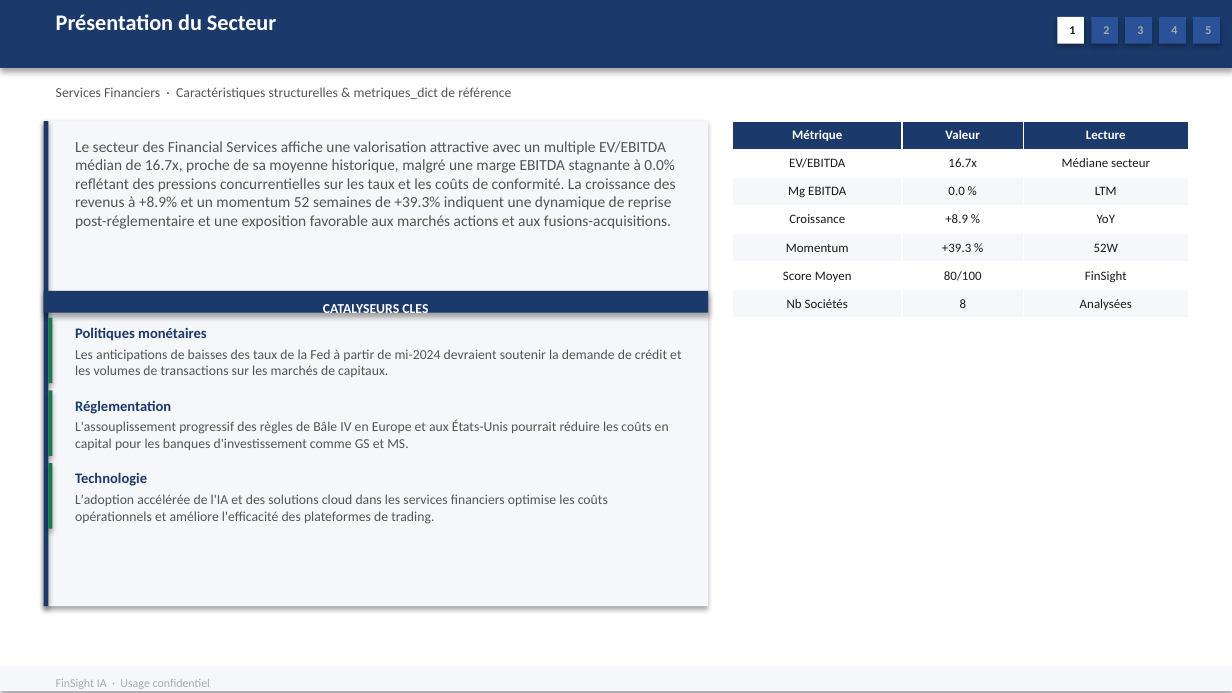
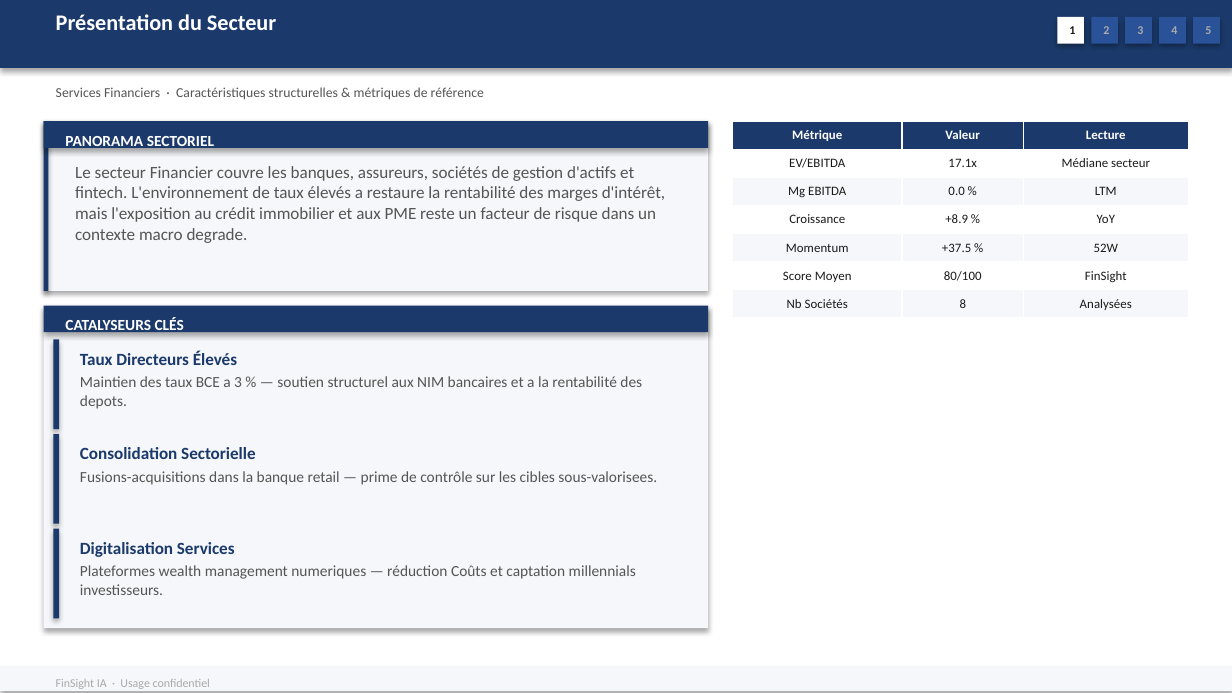
Before and after one commit to baptistejeh07-art/finsight-ia, a slide deck: slide 5 of preview/secteur_Financial_Services_S&P_500/secteur_Financial_Services_S&P_500.pptx. Drawn at 1232x693 pixels with LibreOffice and Linux fonts; fonts in the diff are those of the drawing. Boxes give left, top, right and bottom in pixels: in the first picture for what was removed or moved away, otherwise in the second. Text is boxed around its words. In the diff, an @@ line names an element or a change of style, - is before the commit and + after.

Commit message:
chore(preview): secteur_Financial_Services_S&P_500 outputs regeneres

```diff
--- a/preview/secteur_Financial_Services_S&P_500/secteur_Financial_Services_S&P_500.pptx
+++ b/preview/secteur_Financial_Services_S&P_500/secteur_Financial_Services_S&P_500.pptx
@@ text at box(56, 87, 484, 99): text changed @@
-Services Financiers · Caractéristiques structurelles & metriques_dict de référence
+Services Financiers · Caractéristiques structurelles & métriques de référence
@@ rectangle: place and size @@
-rectangle at box(43, 121, 707, 606)
+rectangle at box(43, 121, 707, 291)
@@ rectangle: place and size @@
-rectangle at box(43, 121, 48, 606)
+rectangle at box(43, 121, 48, 291)
@@ rectangle added at box(43, 121, 707, 148), fill #1B3A6B @@
@@ text added at box(65, 136, 214, 151), 9 pt, text #FFFFFF, bold @@
+PANORAMA SECTORIEL
@@ text removed at box(75, 141, 676, 229) @@
-Le secteur des Financial Services affiche une valorisation attractive avec un multiple EV/EBITDA médian de 16.7x, proche de sa moyenne historique, malgré une marge EBITDA stagnante à 0.0% reflétant des pressions concurrentielles sur les taux et les coûts de conformité. La croissance des revenus à +8.9% et un momentum 52 semaines de +39.3% indiquent une dynamique de reprise post-réglementaire et une exposition favorable aux marchés actions et aux fusions-acquisitions.
@@ table at box(732, 121, 1188, 318) @@
-row 2, column 2: 16.7x
+row 2, column 2: 17.1x
-row 5, column 2: +39.3 %
+row 5, column 2: +37.5 %
@@ text added at box(75, 166, 665, 243), 10 pt, text #555555 @@
+Le secteur Financier couvre les banques, assureurs, sociétés de gestion d'actifs et fintech. L'environnement de taux élevés a restaure la rentabilité des marges d'intérêt, mais l'exposition au crédit immobilier et aux PME reste un facteur de risque dans un contexte macro degrade.
@@ rectangle: place and size @@
-rectangle at box(43, 291, 707, 313)
+rectangle at box(43, 306, 707, 333)
@@ rectangle added at box(43, 306, 707, 628), fill #F5F7FA @@
@@ rectangle removed at box(48, 318, 52, 383) @@
@@ text at box(65, 317, 184, 335): text changed; size 8 to 9 pt @@
-CATALYSEURS CLES
+CATALYSEURS CLÉS
@@ text removed at box(75, 327, 207, 341) @@
-Politiques monétaires
@@ rectangle at box(53, 340, 59, 430): fill #1A7A4A to #1B3A6B @@
@@ rectangle: place and size @@
-rectangle at box(48, 391, 52, 456)
+rectangle at box(53, 340, 59, 430)
@@ text removed at box(75, 349, 681, 377) @@
-Les anticipations de baisses des taux de la Fed à partir de mi-2024 devraient soutenir la demande de crédit et les volumes de transactions sur les marchés de capitaux.
@@ text at box(80, 351, 237, 365): text changed; size 8.5 to 10 pt @@
-Réglementation
+Taux Directeurs Élevés
@@ text at box(80, 376, 642, 409): text changed; size 8 to 9 pt @@
-L'assouplissement progressif des règles de Bâle IV en Europe et aux États-Unis pourrait réduire les coûts en capital pour les banques d'investissement comme GS et MS.
+Maintien des taux BCE a 3 % — soutien structurel aux NIM bancaires et a la rentabilité des depots.
@@ rectangle: place and size @@
-rectangle at box(48, 463, 52, 529)
+rectangle at box(53, 434, 59, 524)
@@ rectangle at box(53, 434, 59, 524): fill #1A7A4A to #1B3A6B @@
@@ text at box(80, 447, 256, 459): text changed; size 8.5 to 10 pt @@
-Technologie
+Consolidation Sectorielle
@@ text at box(80, 471, 657, 485): text changed; size 8 to 9 pt @@
-L'adoption accélérée de l'IA et des solutions cloud dans les services financiers optimise les coûts opérationnels et améliore l'efficacité des plateformes de trading.
+Fusions-acquisitions dans la banque retail — prime de contrôle sur les cibles sous-valorisees.
@@ rectangle added at box(53, 529, 59, 618), fill #1B3A6B @@
@@ text added at box(80, 542, 235, 557), 10 pt, text #1B3A6B, bold @@
+Digitalisation Services
@@ text added at box(80, 565, 636, 595), 9 pt, text #555555 @@
+Plateformes wealth management numeriques — réduction Coûts et captation millennials investisseurs.
```
Also in this commit, not shown: 15 other slides changed, 2 other files.
